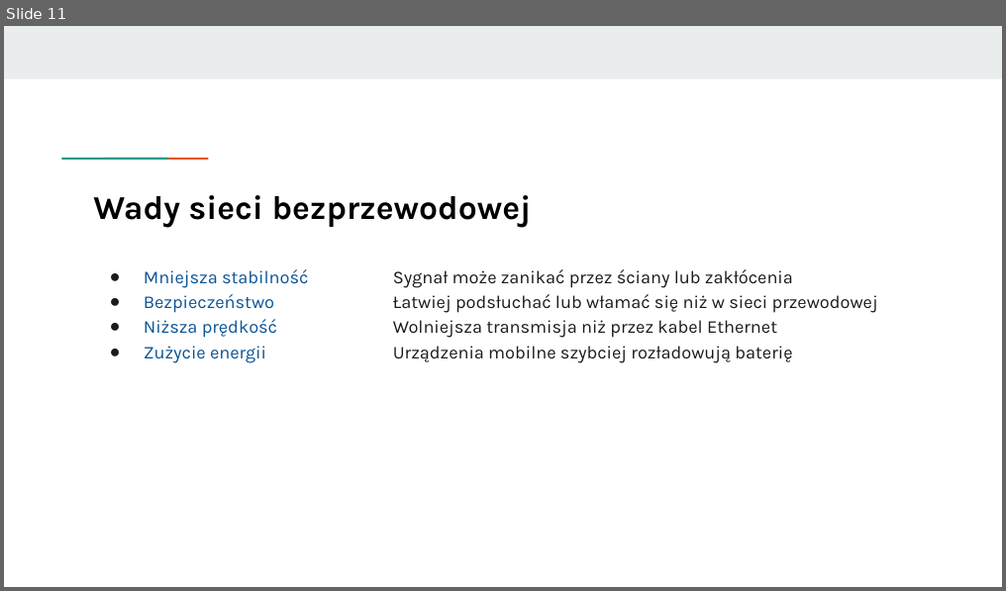
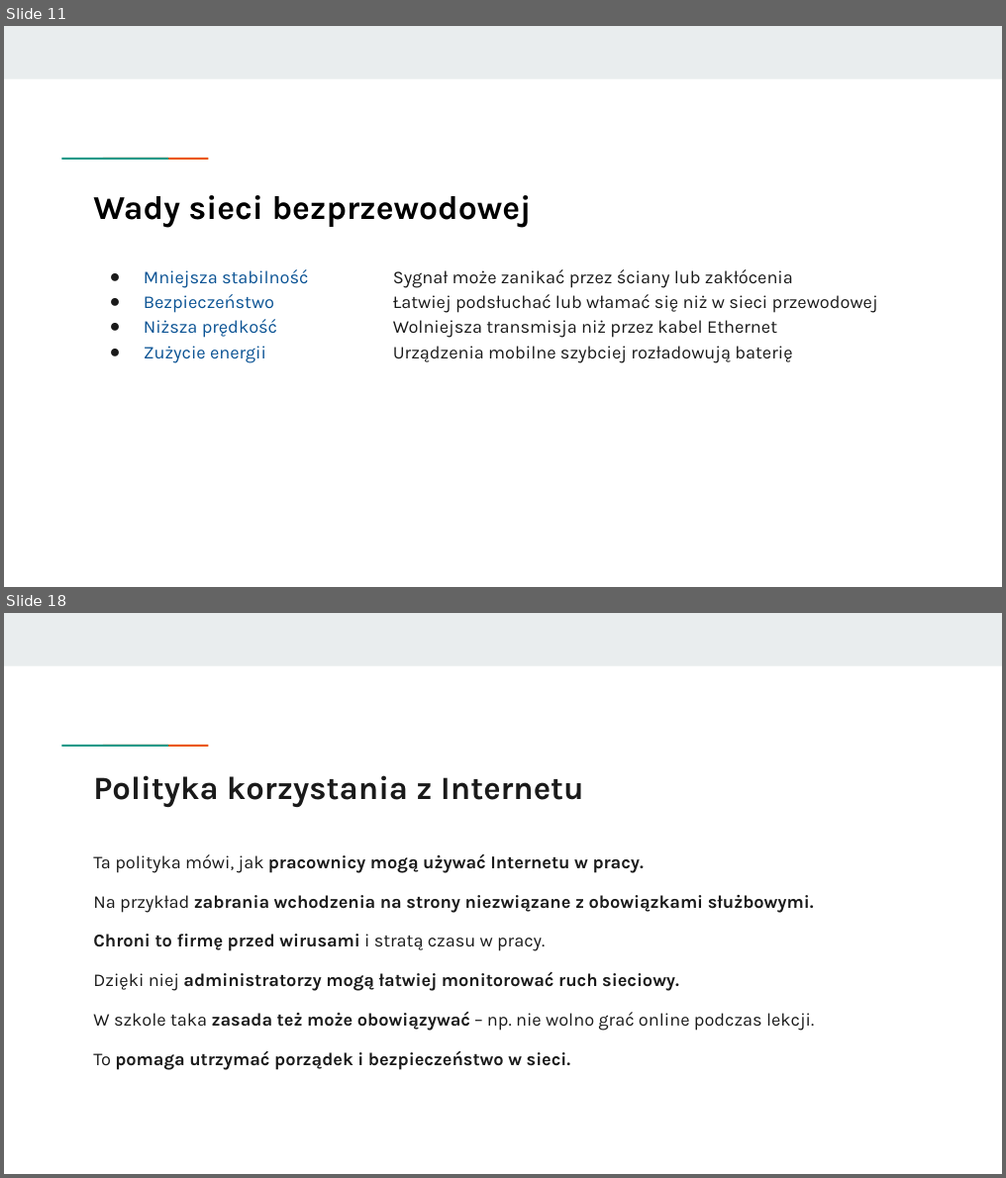
Before and after one commit to KasiaKasia/PRZEDMIOTY, a slide deck: ZASTOSOWANIE_INFORMATYKI/1A-gr_2/Zastosowanie informatyki - 1A gr. 2-plik2.pptx. Shown one above the other, each under a label of ours: slide 11 before the commit, slides 11 and 18 after it; the slides between them are not shown. The pictures are 1006x591 and 1006x1178 pixels, drawn with LibreOffice and Linux fonts; fonts in the diff are those of the drawing. Boxes give left, top, right and bottom in pixels: in the first picture for what was removed or moved away, otherwise in the second. Text is boxed around its words. In the diff, an @@ line names an element or a change of style, - is before the commit and + after.

```diff
--- a/ZASTOSOWANIE_INFORMATYKI/1A-gr_2/Zastosowanie informatyki - 1A gr. 2-plik2.pptx
+++ b/ZASTOSOWANIE_INFORMATYKI/1A-gr_2/Zastosowanie informatyki - 1A gr. 2-plik2.pptx
@@ slide 18 added at [4, 613, 1002, 1174], background #FFFFFF; not listed: 3 template elements that a slide beside it also shows @@
@@ title added at [93, 775, 584, 807], 23.4 pt, text #1A1A1A, bold @@
+Polityka korzystania z Internetu
@@ text added at [93, 855, 814, 1070], 13 pt, text #1A1A1A, bold @@
+Ta polityka mówi, jak pracownicy mogą używać Internetu w pracy.
+Na przykład zabrania wchodzenia na strony niezwiązane z obowiązkami służbowymi.
+Chroni to firmę przed wirusami i stratą czasu w pracy.
+Dzięki niej administratorzy mogą łatwiej monitorować ruch sieciowy.
+W szkole taka zasada też może obowiązywać – np. nie wolno grać online podczas lekcji.
+To pomaga utrzymać porządek i bezpieczeństwo w sieci.
```
Also in this commit, not shown: 9 other slides added, 1 other file.
